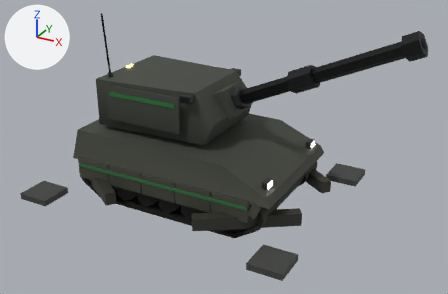
Before and after pictures for a commit that changed the glTF model models/u_arty_lod1.glb.
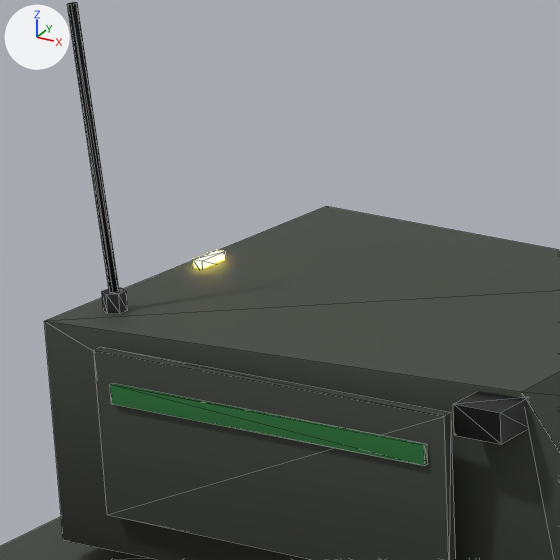
Each version is shown whole from a camera (50 mm lens) standing at (1.476, -2.426, 1.487) and looking at (0.182, -0.073, 0.311), then close up on the part from 19% to 45% of the width and 4% to 44% of the height. The lights are fixed; the arrows at upper left show +X, +Y and +Z. The older version's two pictures come first. The close-ups show mesh edges as thin lines. Where no turn or scale is listed for an object, it has been applied to the vertices. Vertices at exactly the same position are counted once.

Objects in the first close-up: 'Arty_LOD1_Walls', 'Arty_LOD1_turret'.
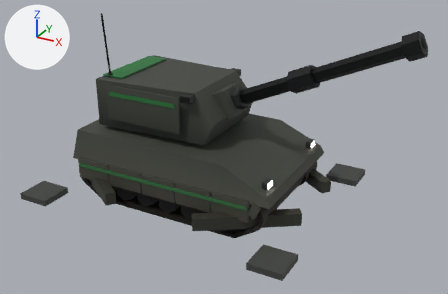
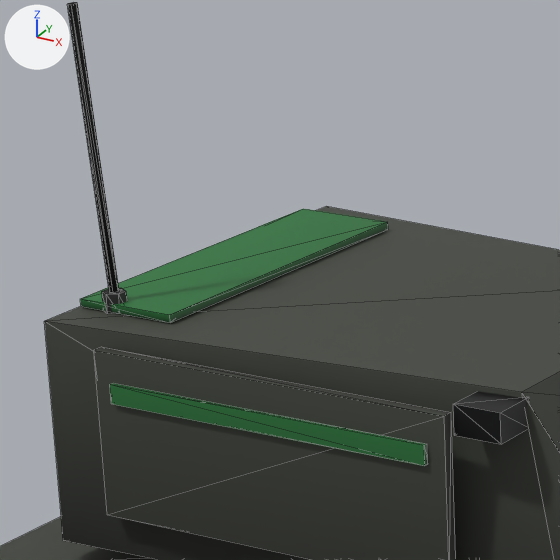
Edits to the scene script, one JSON object a line:
```json
{"block": "me_arty_lod1_turret", "where": "# used by ob_arty_lod1_turret; location = (-0.08, 0.0, 0.36)"}
{"op": "remove", "block": "me_arty_lod1_turret", "code": "me_arty_lod1_turret.from_pydata(...)  # 170 vertices, 272 faces; spans x -0.34..1.118, y -0.257..0.257, z -0.02..0.58"}
{"op": "add", "block": "me_arty_lod1_turret", "code": "me_arty_lod1_turret.from_pydata(...)  # 178 vertices, 284 faces; spans x -0.34..1.118, y -0.257..0.257, z -0.02..0.58"}
{"block": "me_arty_lod1_turret", "change": "me_arty_lod1_turret part 1: a new loose piece, a box spanning x -0.335..-0.225, y -0.19..0.19, z 0.242..0.25, in mat_teamcolor"}
```

What differs and where, as boxes (x1, y1, x2, y2) in the close-ups (560 x 560 px):
```json
{"part": 1, "of": "me_arty_lod1_turret", "change": "added", "after": [80, 209, 388, 323], "on screen": "green"}
```
